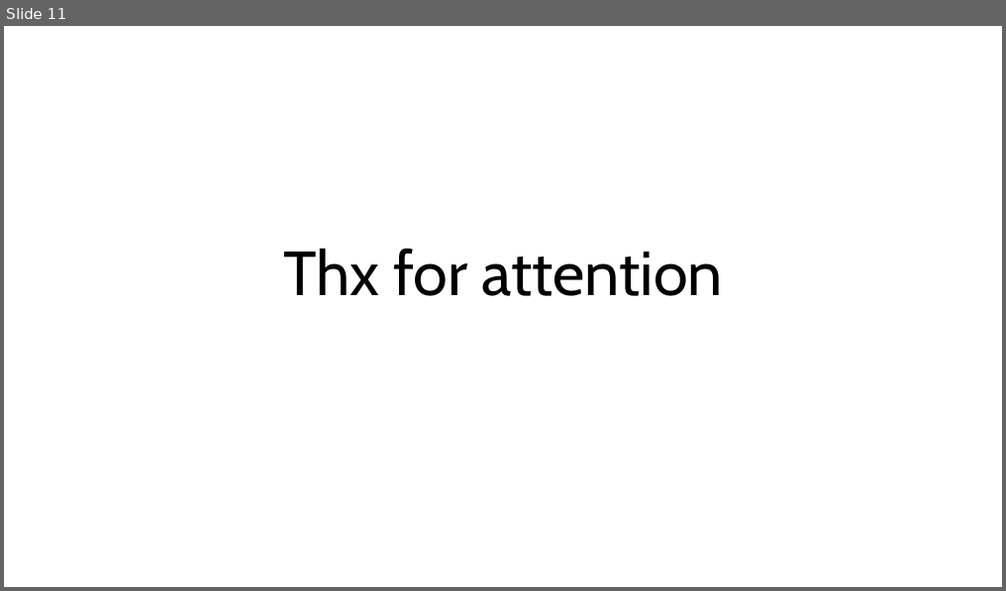
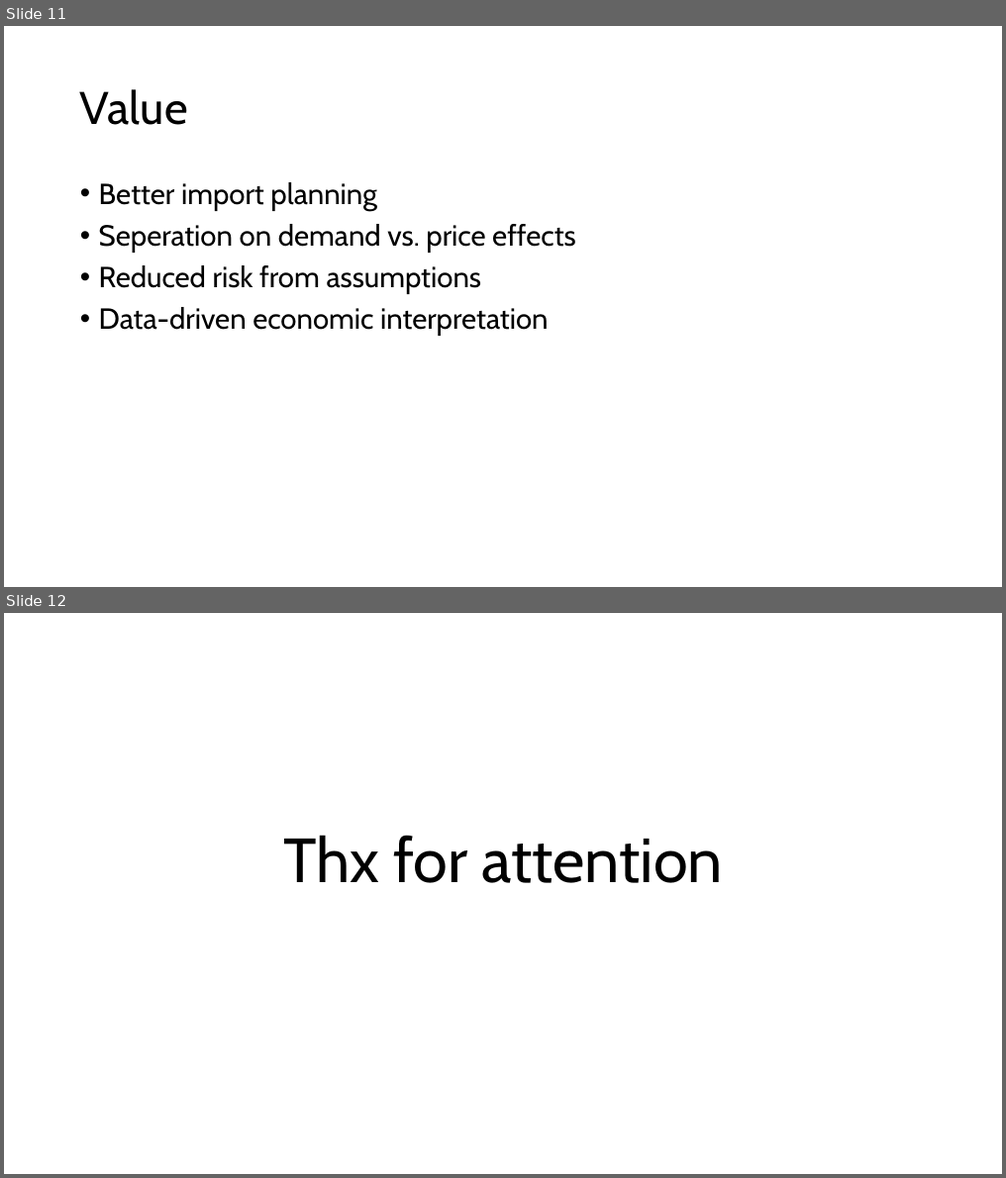
Before and after one commit to andreasranzmaier/TIS3-Fitzgerald, a slide deck: PitchDeck.pptx. Shown one above the other, each under a label of ours: slide 11 before the commit, slides 11 and 12 after it. The pictures are 1006x591 and 1006x1178 pixels, drawn with LibreOffice and Linux fonts; fonts in the diff are those of the drawing. Boxes give left, top, right and bottom in pixels: in the first picture for what was removed or moved away, otherwise in the second. Text is boxed around its words. In the diff, an @@ line names an element or a change of style, - is before the commit and + after.

```diff
--- a/PitchDeck.pptx
+++ b/PitchDeck.pptx
@@ slide 11 added at bbox=[4, 26, 1002, 587], background #FFFFFF @@
@@ title added at bbox=[80, 89, 188, 125], 44 pt, text #000000 @@
+Value
@@ text added at bbox=[99, 182, 576, 336], 28 pt, text #000000 @@
+• Better import planning
+• Seperation on demand vs. price effects
+• Reduced risk from assumptions
+• Data-driven economic interpretation
@@ what was slide 11 is now slide 12 @@
```
Also in this commit, not shown: 5 slides changed, 5 other slides added, 5 slides removed.
